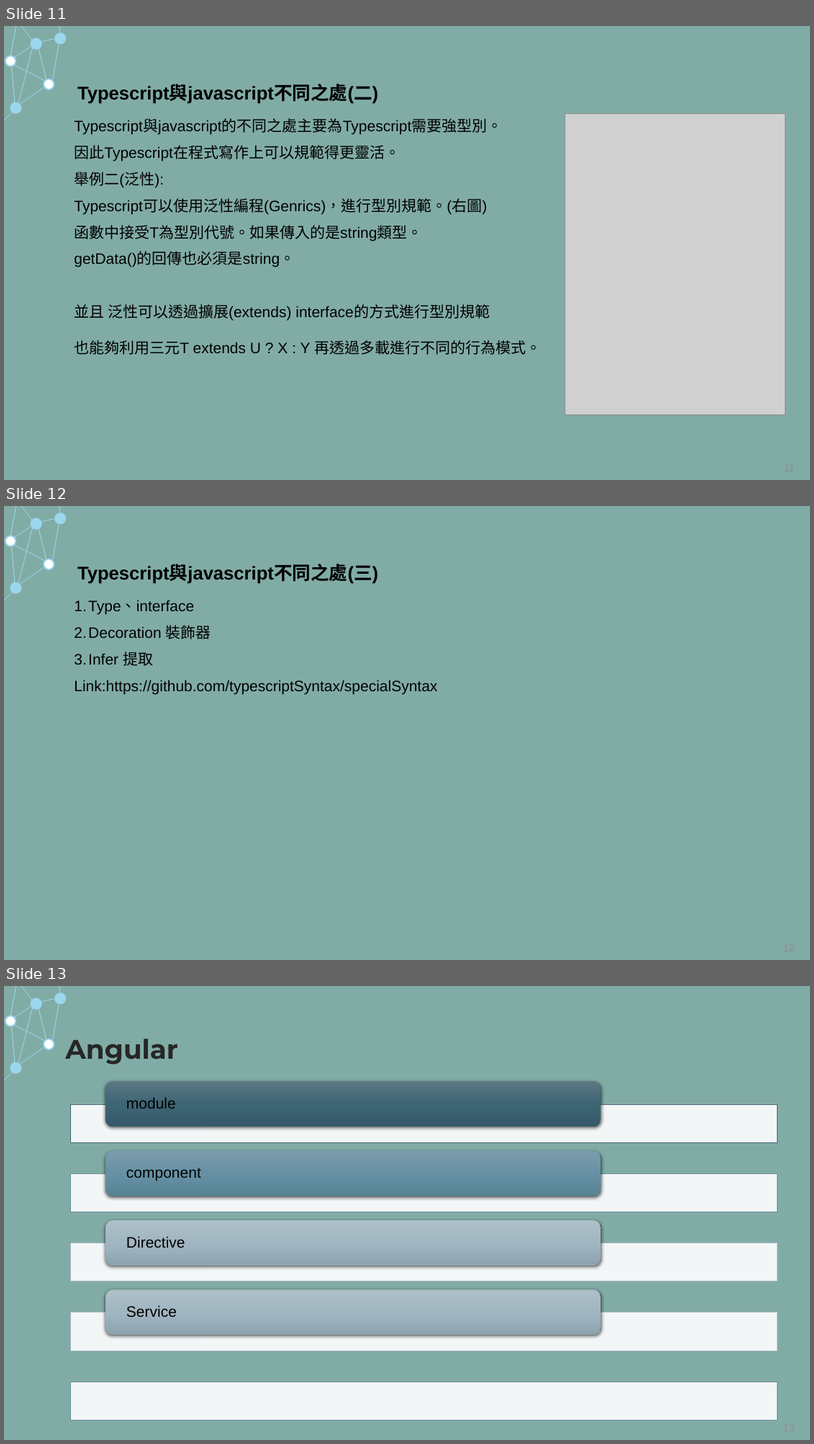
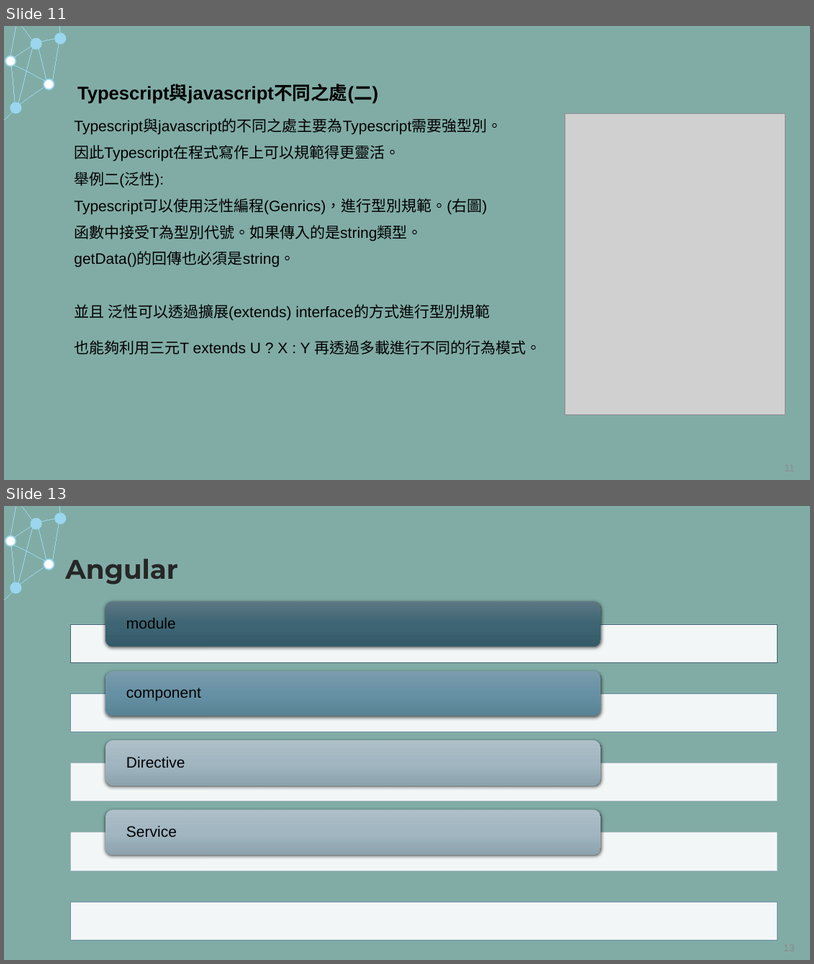
Before and after one commit to whatevercalled/yunshin_20240216_powerpointing, a slide deck: 10questionsBeingAsked.pptx. Shown one above the other, each under a label of ours: slides 11, 12 and 13 before the commit, slides 11 and 13 after it; the slides between them are not shown. The pictures are 814x1444 and 814x964 pixels, drawn with LibreOffice and Linux fonts; fonts in the diff are those of the drawing; grey boxes stand for pictures; background and template pictures are left out. Boxes give left, top, right and bottom in pixels: in the first picture for what was removed or moved away, otherwise in the second. Text is boxed around its words. In the diff, an @@ line names an element or a change of style, - is before the commit and + after.

```diff
--- a/10questionsBeingAsked.pptx
+++ b/10questionsBeingAsked.pptx
@@ slide 12 removed at box(4, 506, 810, 960), background #81ACA6; not listed: 17 template elements that a slide beside it also shows @@
@@ title removed at box(77, 565, 378, 584) @@
-Typescript與javascript不同之處(三)
@@ text removed at box(74, 600, 437, 694) @@
-1. Type、interface
-2. Decoration 裝飾器
-3. Infer 提取
-Link:https://github.com/typescriptSyntax/specialSyntax
@@ page number removed at box(620, 936, 801, 960) @@
-12
```
Also in this commit, not shown: 4 slides changed, 2 slides added, 1 other slide removed, 1 other file.
